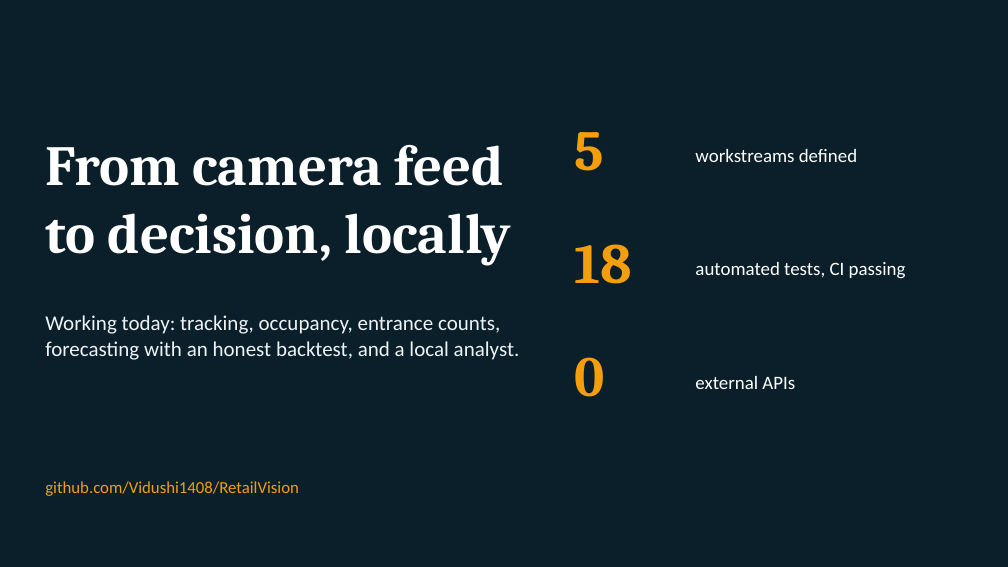
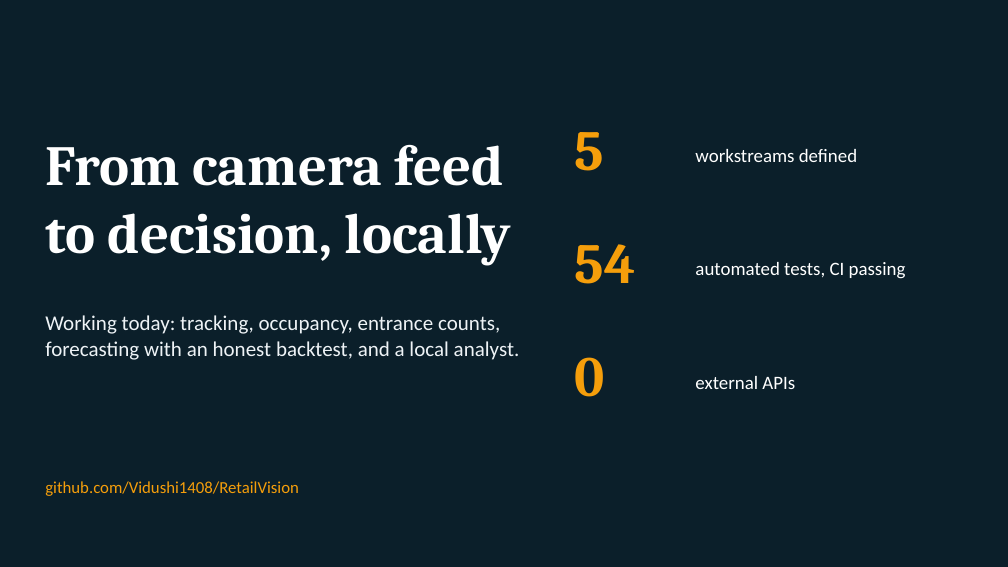
Before and after one commit to Vidushi1408/RetailVision, a slide deck: slide 10 of docs/RetailVision_presentation.pptx. Drawn at 1008x567 pixels with LibreOffice and Linux fonts; fonts in the diff are those of the drawing. Boxes give left, top, right and bottom in pixels: in the first picture for what was removed or moved away, otherwise in the second. Text is boxed around its words. In the diff, an @@ line names an element or a change of style, - is before the commit and + after.

```diff
--- a/docs/RetailVision_presentation.pptx
+++ b/docs/RetailVision_presentation.pptx
@@ text at (575, 244, 636, 284): text changed @@
-18
+54
```
Also in this commit, not shown: 2 other slides changed.
